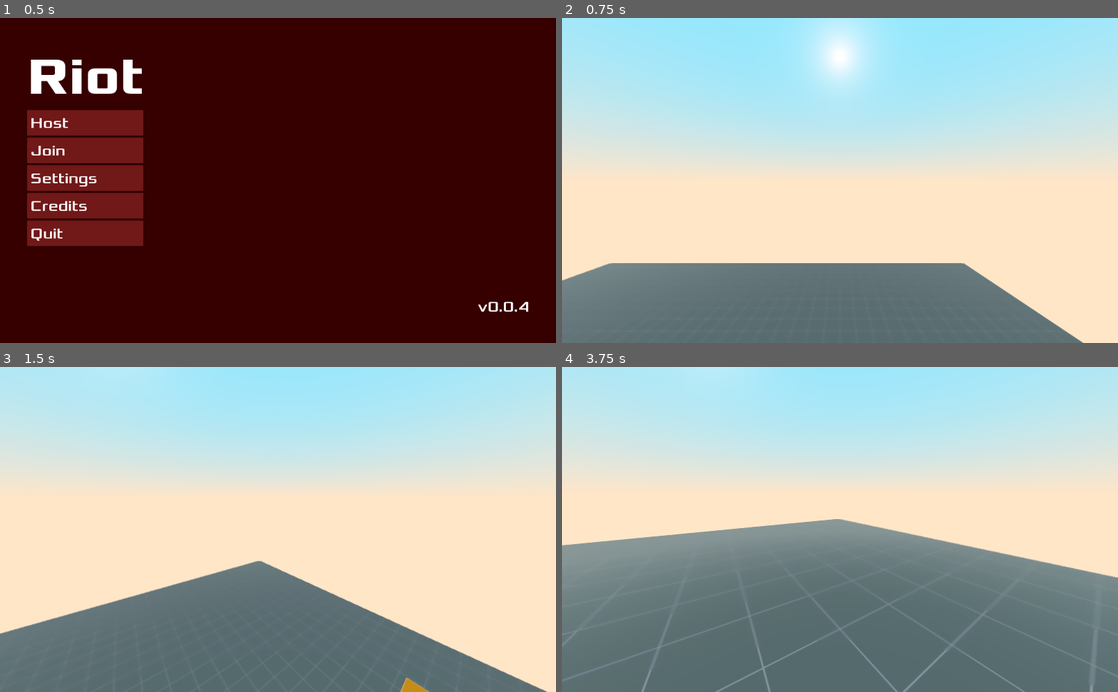
Above: before the commit, frames 1-4 (two rows, left to right).
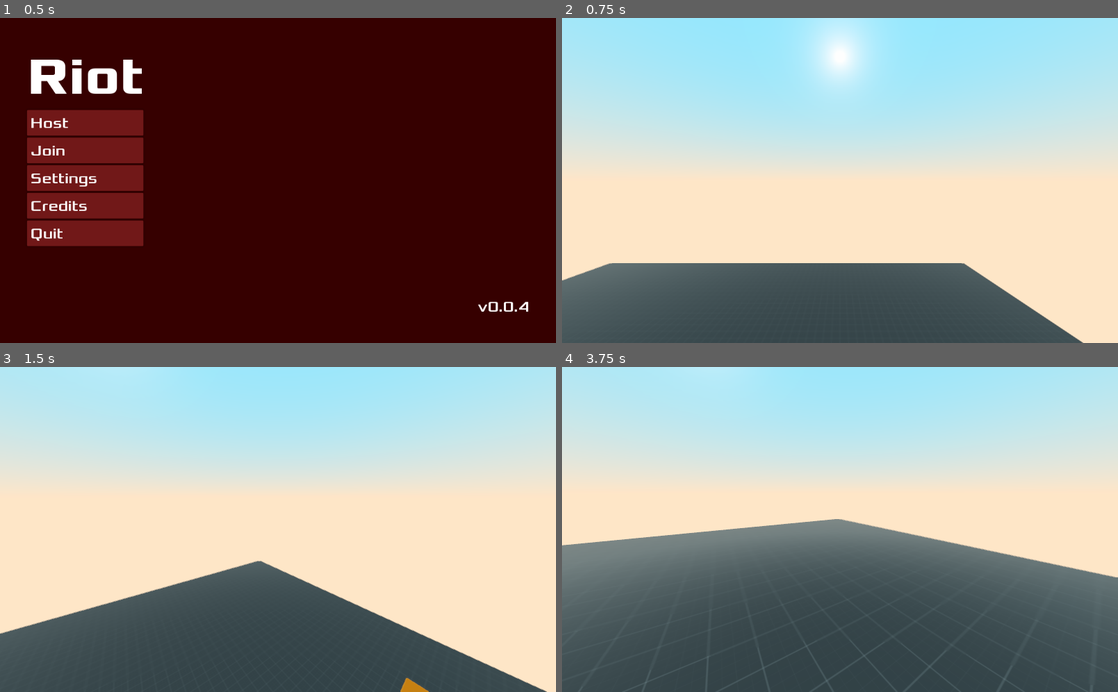
Above: after the commit, the same moments.

Repository: garhow/riot
Game: Godot game, scene res://scenes/main.tscn
The game is run twice, just before and just after one commit, with the same random seed, the same clock (stepped at 60 frames per second) and the same inputs.
Inputs (mouse positions are in pixels of both pictures, inside the frame that each line leads up to):
- Up to frame 1 (0.5 s): no input
- Up to frame 2 (0.75 s): click "Host" at 0.5 s
- Up to frame 3 (1.5 s): tap Enter at 1.25 s; move the mouse to (305, 529) at 1.27 s; hold W (move_forward) from 1.28 s (still down); hold Ctrl (crouch) from 1.28 s (still down)
- Up to frame 4 (3.75 s): keep holding W (move_forward); tap Space (jump) at 1.52, 2.27 s; move the mouse to (812, 529) at 2.02 s; release Ctrl (crouch) at 2.03 s; tap Shift (sneak) at 2.1, 3.6 s; move the mouse to (851, 523) at 2.77 s; hold Ctrl (crouch) 2.78-3.53 s; move the mouse to (834, 536) at 3.52 s

Frame 1 is identical in both runs. In frame 2, 20% of the frame differs, in the area x 0-94%, y 75-100%; in frame 3, 24%; in frame 4, 39%, in the area x 0-100%, y 53-100%.

Commit message:
Logging update, networking improvements, and a few changes to the test map

Diff:
--- a/src/project.godot
+++ b/src/project.godot
@@ -36,6 +36,7 @@
 
 Game="*res://scenes/autoload/game.gd"
 Net="*res://scenes/autoload/net.gd"
+Log="*res://scenes/autoload/log.gd"
 
 [debug]
 
--- a/src/scenes/autoload/game.gd
+++ b/src/scenes/autoload/game.gd
@@ -20,7 +20,7 @@
 	randomize()
 	Input.set_mouse_mode(Input.MOUSE_MODE_VISIBLE)
 
-func _process(delta):
+func _process(_delta):
 	if Input.is_action_just_pressed("ui_cancel") and Net.is_connected_to_server():
 		toggle_menu()
 
--- /dev/null
+++ b/src/scenes/autoload/log.gd
@@ -0,0 +1,18 @@
+extends Node
+
+enum Name {
+	Networking
+}
+
+enum Type {
+	Error,
+	Info,
+	Warning
+}
+
+const name_prefix = {
+	"Networking": "network"
+}
+
+func get_prefix(name : String, type : String):
+	return str("[", name_prefix.get(name), " : ", type.to_upper(), "]", " ")
--- a/src/scenes/autoload/net.gd
+++ b/src/scenes/autoload/net.gd
@@ -15,9 +15,6 @@
 	else:
 		return true
 
-func is_server():
-	return get_tree().is_network_server()
-
 func create_client(address : String, port : int):
 	var _peer_connected = get_tree().connect("network_peer_connected", self, "_on_peer_connected")
 	var _peer_disconnected = get_tree().connect("network_peer_disconnected", self, "_on_peer_disconnected")
@@ -25,12 +22,9 @@
 	var _connection_failed = get_tree().connect("connection_failed", self, "_on_connection_failed")
 	var _server_disconnected = get_tree().connect("server_disconnected", self, "_on_server_disconnected")
 	var network = NetworkedMultiplayerENet.new()
-	# if get_tree().is_network_server() == true: # harvey298 - prevent joining to self - could create a bug later
-	#	print("Found Server, not joining")
-	#	return
 	network.create_client(address, port)
 	get_tree().set_network_peer(network)
-	print("Now connecting to ", address, ":", str(port), "!")
+	print(Log.get_prefix("Networking", "Info"), "Now connecting to ", address, ":", str(port), "!")
 
 func create_server(port : int):
 	var _peer_connected = get_tree().connect("network_peer_connected", self, "_on_peer_connected")
@@ -38,14 +32,21 @@
 	var network = NetworkedMultiplayerENet.new()
 	network.create_server(port, MAX_PLAYERS)
 	get_tree().set_network_peer(network)
-	print("Now hosting a new server on port ", str(port), "!")
+	print(Log.get_prefix("Networking", "Info"), "Now hosting a new server on port ", str(port), "!")
 
 func server_disconnect():
 	if get_tree().get_network_unique_id() == 1:
-		print ("Yees")
-	get_tree().network_peer = null
+		print(Log.get_prefix("Networking", "Info"), "Closing server.")
+	else:
+		print(Log.get_prefix("Networking", "Info"), "Disconnecting from server.")
+		get_tree().disconnect("connected_to_server", self, "_on_connected_to_server")
+		get_tree().disconnect("connection_failed", self, "_on_connection_failed")
+		get_tree().disconnect("server_disconnected", self, "_on_server_disconnected")
 	Game.remove_map()
 	Game.remove_controller(get_tree().get_network_unique_id())
+	get_tree().disconnect("network_peer_connected", self, "_on_peer_connected")
+	get_tree().disconnect("network_peer_disconnected", self, "_on_peer_disconnected")
+	get_tree().network_peer = null
 	Game.menu.visible = true
 
 ##
@@ -54,13 +55,13 @@
 
 func _on_peer_connected(id):
 	Game.spawn_controller(str(id), 1)
-	print(str(id), " has connected to the server!")
+	print(Log.get_prefix("Networking", "Info"), str(id), " has connected to the server!")
 
 func _on_peer_disconnected(id):
-	print(str(id), " has disconnected.")
+	print(Log.get_prefix("Networking", "Info"), str(id), " has disconnected.")
 
 func _on_connected_to_server():
-	print("You are now connected to a server.")
+	print(Log.get_prefix("Networking", "Info"), "Now connected to a server.")
 	var id = get_tree().get_network_unique_id()
 	Game.spawn_map(0)
 	Game.spawn_controller(str(id), 0)
@@ -68,4 +69,4 @@
 
 
 func _on_connection_failed():
-	print("Connection to the server failed!")
+	print(Log.get_prefix("Networking", "Info"), "Connection to the server failed!")
--- a/src/scenes/controllers/peer.gd
+++ b/src/scenes/controllers/peer.gd
@@ -1,5 +1,5 @@
 extends Node
 class_name Peer
 
-func update(translation : Vector3, rotation_y : float, head_rotation_x : float, velocity : Vector3, is_on_floor : bool):
-	pass
+#func update(translation : Vector3, rotation_y : float, head_rotation_x : float, velocity : Vector3, is_on_floor : bool):
+#	pass
--- a/src/scenes/maps/test_level.tscn
+++ b/src/scenes/maps/test_level.tscn
@@ -1,8 +1,8 @@
 [gd_scene load_steps=8 format=2]
 
-[ext_resource path="res://textures/generic/grid.png" type="Texture" id=1]
+[ext_resource path="res://textures/generic/dark/texture_01.png" type="Texture" id=1]
 [ext_resource path="res://scenes/controllers/player.tscn" type="PackedScene" id=2]
-[ext_resource path="res://textures/generic/wall.png" type="Texture" id=3]
+[ext_resource path="res://textures/generic/orange/texture_01.png" type="Texture" id=3]
 
 [sub_resource type="CubeMesh" id=1]
 
@@ -24,6 +24,7 @@
 flags_world_triplanar = true
 albedo_texture = ExtResource( 3 )
 metallic = 0.5
+uv1_scale = Vector3( 0.5, 0.5, 0.5 )
 uv1_triplanar = true
 
 [node name="Map" type="Spatial"]
@@ -133,10 +134,12 @@
 [node name="Player" parent="." instance=ExtResource( 2 )]
 
 [node name="Sun" type="DirectionalLight" parent="."]
-transform = Transform( 0.683981, 0.528716, 0.502623, -0.589011, -0.00623607, 0.808101, 0.43039, -0.848776, 0.307154, 2, 13, 10 )
+transform = Transform( 0.464833, -0.8384, -0.284633, -0.309976, -0.455228, 0.834675, -0.829365, -0.299756, -0.471488, -5.98475, 19.2049, -26.5339 )
 light_color = Color( 0.839216, 0.803922, 0.713726, 1 )
 light_bake_mode = 2
 shadow_enabled = true
+directional_shadow_blend_splits = true
+directional_shadow_max_distance = 512.0
 
 [editable path="Player"]
 [editable path="Player/Body"]
--- a/src/scenes/menu/menu.gd
+++ b/src/scenes/menu/menu.gd
@@ -3,7 +3,7 @@
 func _ready():
 	$Container/Version.text = "v"+Game.version
 
-func _process(delta):
+func _process(_delta):
 	network_check()
 
 ##
@@ -13,7 +13,7 @@
 func _on_Host_pressed():
 	var server_incept_patch = true # harvey298 - incase anyone wants to have some fun :)
 
-	if server_incept_patch == true and Net.is_server(): # harvey298 - prevent server inception - could create a bug later
+	if server_incept_patch == true and get_tree().network_peer != null and get_tree().is_network_server(): # harvey298 - prevent server inception - could create a bug later
 			print("Already connected to a server, not proceeding.")
 			return
 	Game.spawn_map(0)
Binary file added: src/textures/generic/dark/texture_01.png
Not shown, added: src/textures/generic/dark/texture_01.png.import
Binary file added: src/textures/generic/dark/texture_02.png
Not shown, added: src/textures/generic/dark/texture_02.png.import
Binary file added: src/textures/generic/dark/texture_03.png
Not shown, added: src/textures/generic/dark/texture_03.png.import
Binary file added: src/textures/generic/dark/texture_04.png
Not shown, added: src/textures/generic/dark/texture_04.png.import
Binary file added: src/textures/generic/dark/texture_05.png
Not shown, added: src/textures/generic/dark/texture_05.png.import
Binary file added: src/textures/generic/dark/texture_06.png
Not shown, added: src/textures/generic/dark/texture_06.png.import
(and 153 more such lines)
